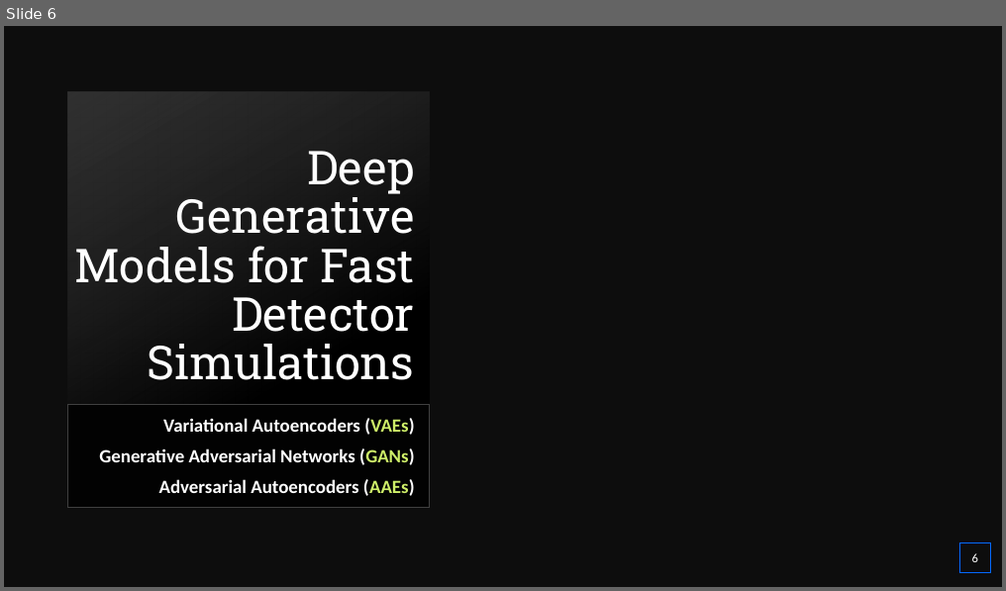
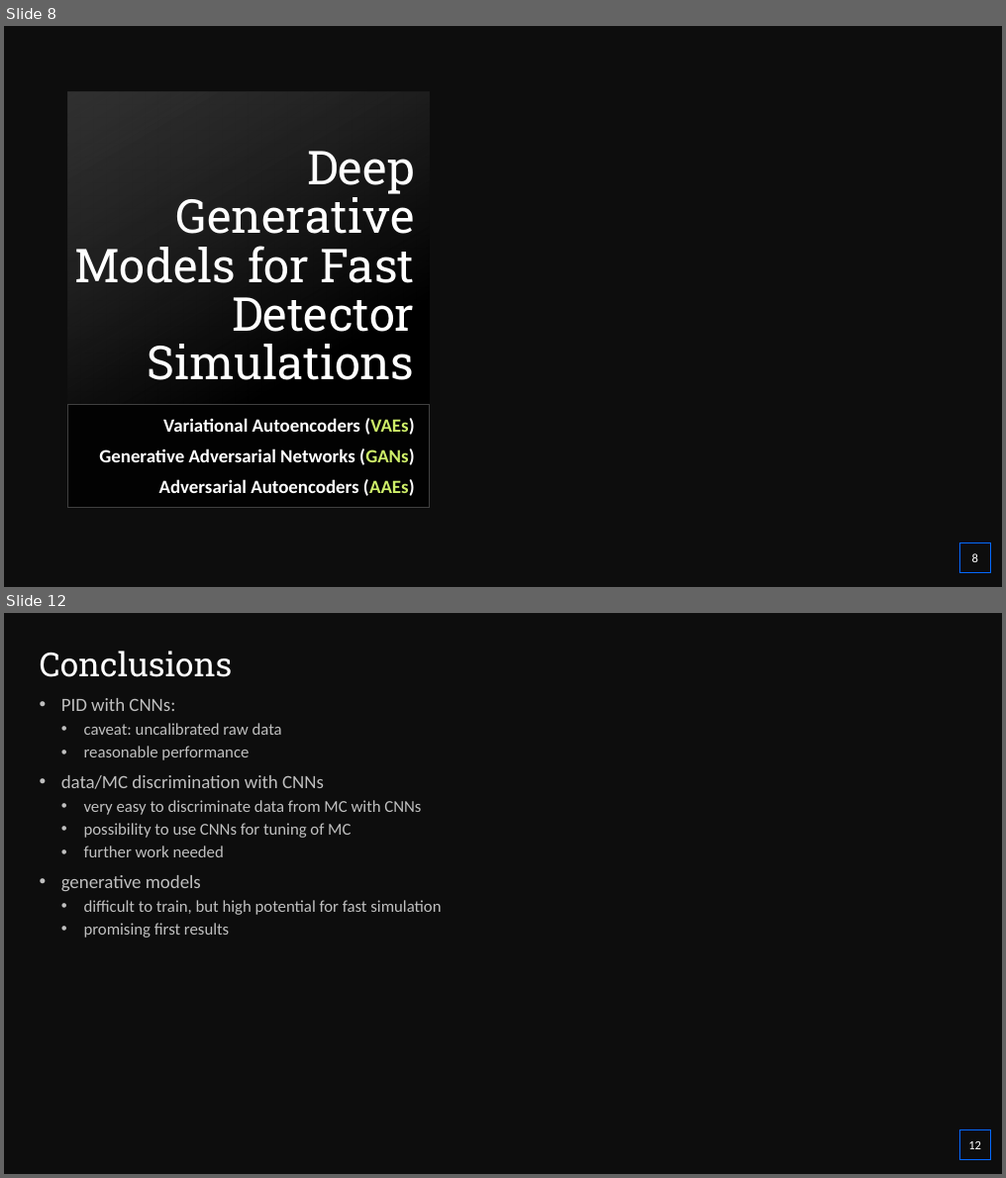
Before and after one commit to PsycheShaman/MSc-thesis, a slide deck: TRD Meeting Presentation.pptx. Shown one above the other, each under a label of ours: slide 6 before the commit, slides 8 and 12 after it; the slides between them are not shown. The pictures are 1006x591 and 1006x1178 pixels, drawn with LibreOffice and Linux fonts; fonts in the diff are those of the drawing; background and template pictures are left out. Boxes give left, top, right and bottom in pixels: in the first picture for what was removed or moved away, otherwise in the second. Text is boxed around its words. In the diff, an @@ line names an element or a change of style, - is before the commit and + after.

```diff
--- a/TRD Meeting Presentation.pptx
+++ b/TRD Meeting Presentation.pptx
@@ slide 12 added at [4,613,1002,1174], background #0D0D0D @@
@@ title added at [40,651,233,677], 32 pt, text #FFFFFF @@
+Conclusions
@@ text added at [61,698,441,938], 16 pt, text #BFBFBF @@
+• PID with CNNs:
+  • caveat: uncalibrated raw data
+  • reasonable performance
+• data/MC discrimination with CNNs
+  • very easy to discriminate data from MC with CNNs
+  • possibility to use CNNs for tuning of MC
+  • further work needed
+• generative models
+  • difficult to train, but high potential for fast simulation
+  • promising first results
@@ page number added at [960,1131,991,1160], outline #056AFF 0.75 pt, 12 pt, text #FFFFFF @@
+12
@@ what was slide 6 is now slide 8 @@
@@ page number at [972,554,978,563]: text changed @@
-6
+8
```
Also in this commit, not shown: 1 slide changed, 5 other slides added.
